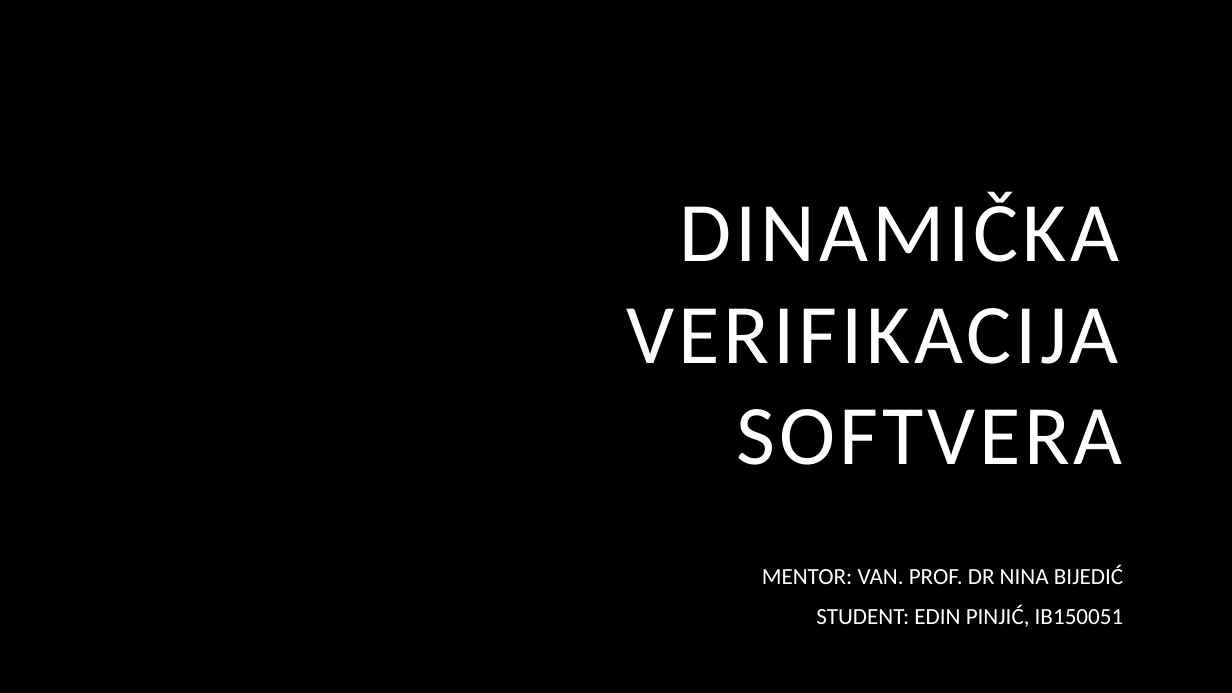
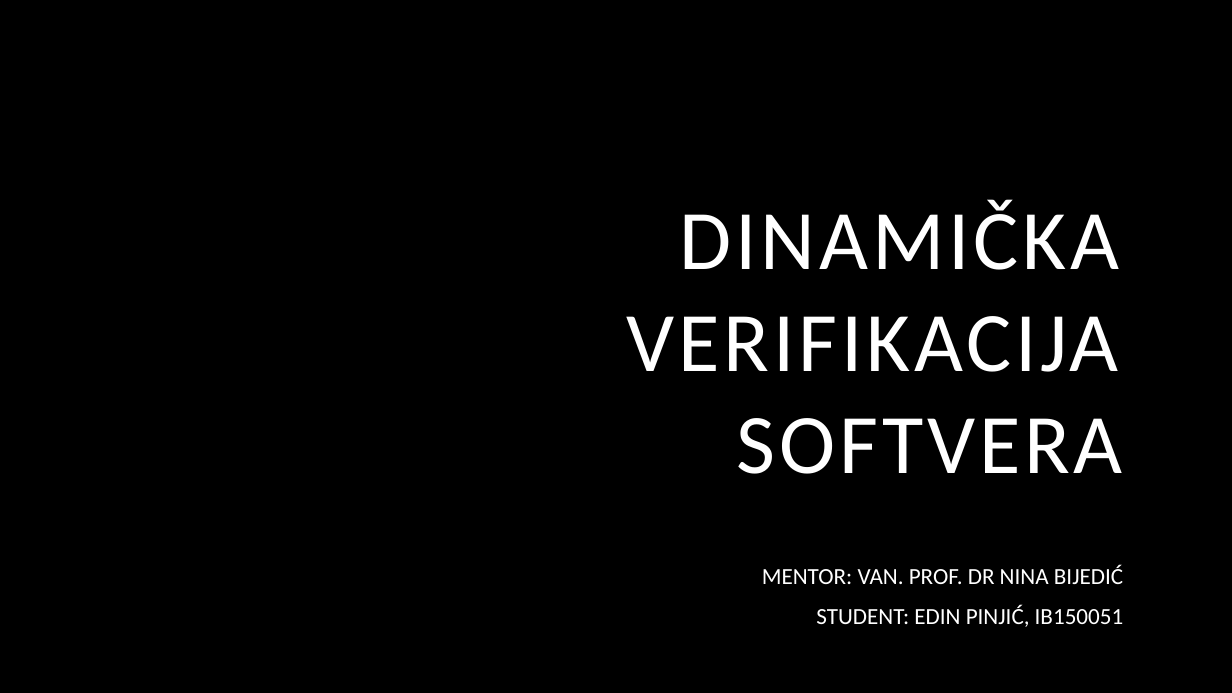
Before and after one commit to edin-3031/Diplomski_rad, a slide deck: slide 1 of Prezentacija/Dinamička verifikacija softvera - Prezentacija.pptx. Drawn at 1232x693 pixels with LibreOffice and Linux fonts; fonts in the diff are those of the drawing; background and template pictures are left out. Boxes give left, top, right and bottom in pixels: in the first picture for what was removed or moved away, otherwise in the second. Text is boxed around its words. In the diff, an @@ line names an element or a change of style, - is before the commit and + after.

```diff
--- a/Prezentacija/Dinamička verifikacija softvera - Prezentacija.pptx
+++ b/Prezentacija/Dinamička verifikacija softvera - Prezentacija.pptx
@@ title "DINAMIČKA VERIFIKACIJA SOFTVERA": place and size @@
-title "DINAMIČKA VERIFIKACIJA SOFTVERA" at bbox=[627, 191, 1123, 465]
+title "DINAMIČKA VERIFIKACIJA SOFTVERA" at bbox=[627, 199, 1123, 474]
```
Also in this commit, not shown: 3 other slides changed, 4 slides added, 3 slides removed.
